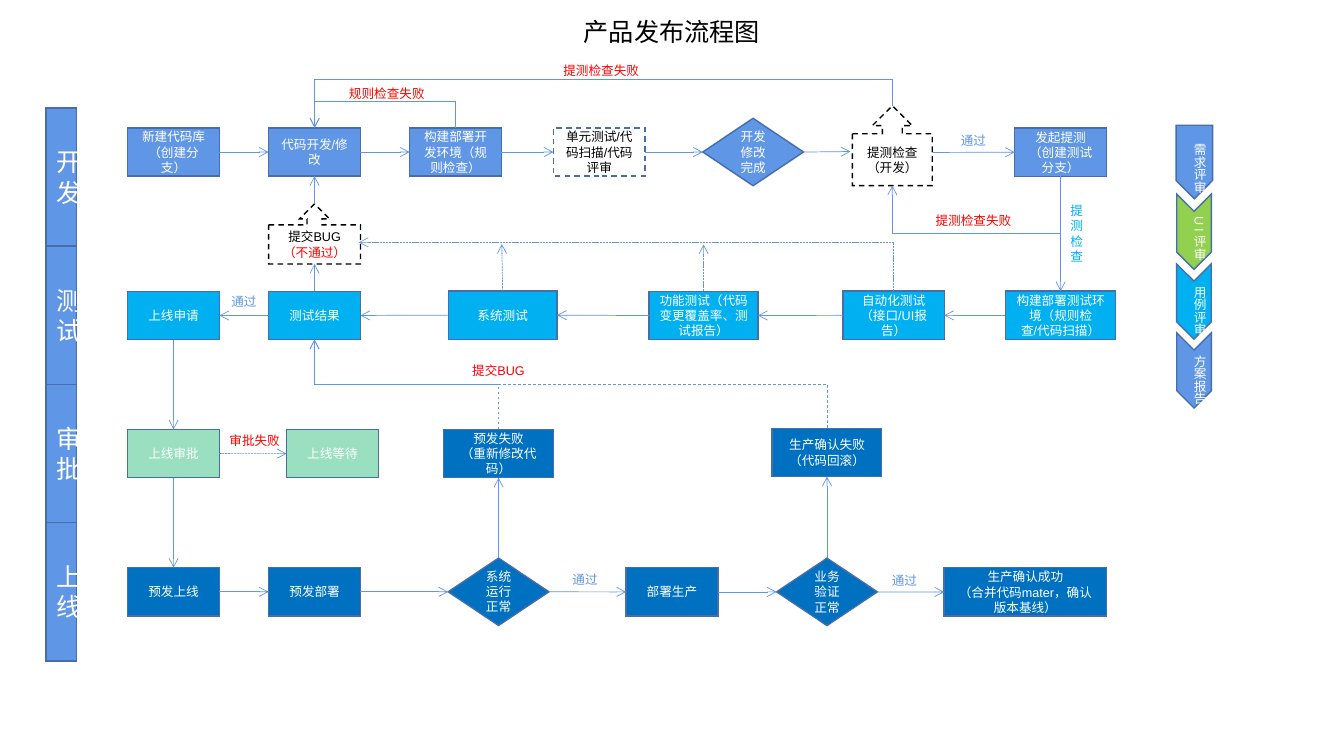
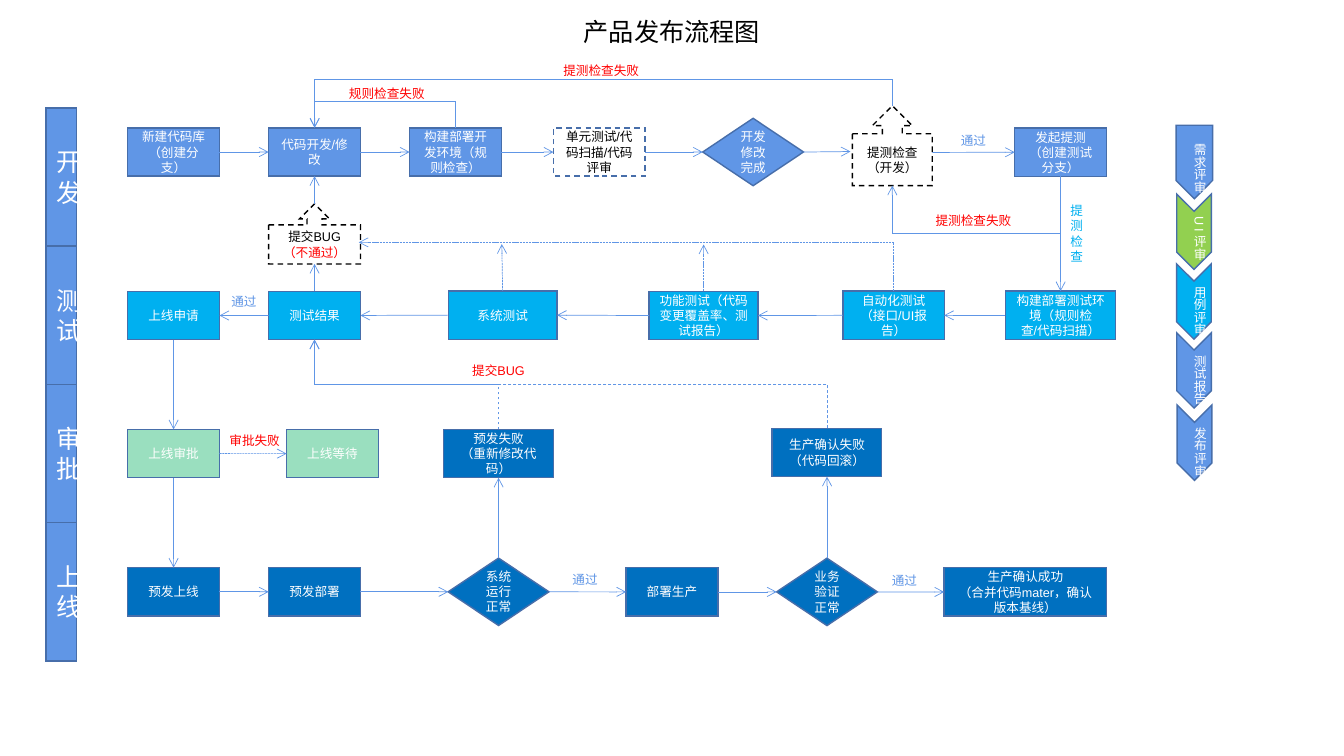
Before and after one commit to zhanggh8023/Spotigy-study, a slide deck: slide 1 of 产品发布流程规范.pptx. Drawn at 1344x756 pixels with LibreOffice and Linux fonts; fonts in the diff are those of the drawing. Boxes give left, top, right and bottom in pixels: in the first picture for what was removed or moved away, otherwise in the second. Text is boxed around its words. In the diff, an @@ line names an element or a change of style, - is before the commit and + after.

```diff
--- a/产品发布流程规范.pptx
+++ b/产品发布流程规范.pptx
@@ text at bbox=[1194, 356, 1207, 407]: text changed @@
-方案报告
+测试报告
@@ chevron added at bbox=[1178, 405, 1212, 480], fill #6096E6, outline #476FAA 1 pt @@
@@ text added at bbox=[1194, 427, 1207, 479], 9 pt, text #FFFFFF @@
+发布评审
```
Also in this commit, not shown: 19 other files.
